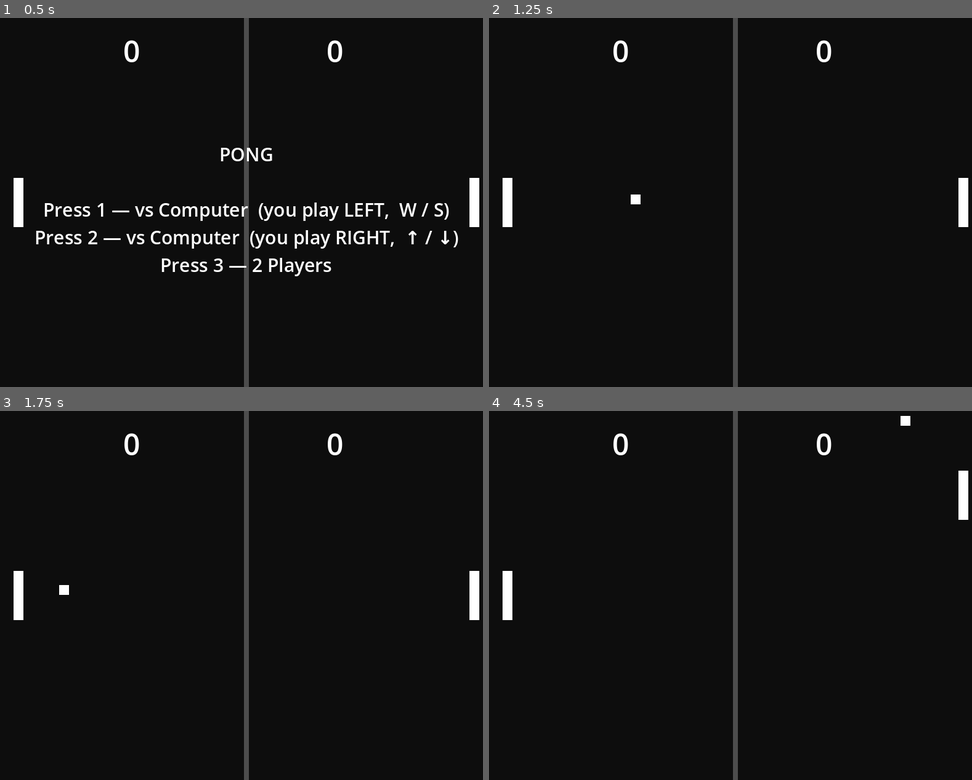
Above: before the commit, frames 1-4 (two rows, left to right).
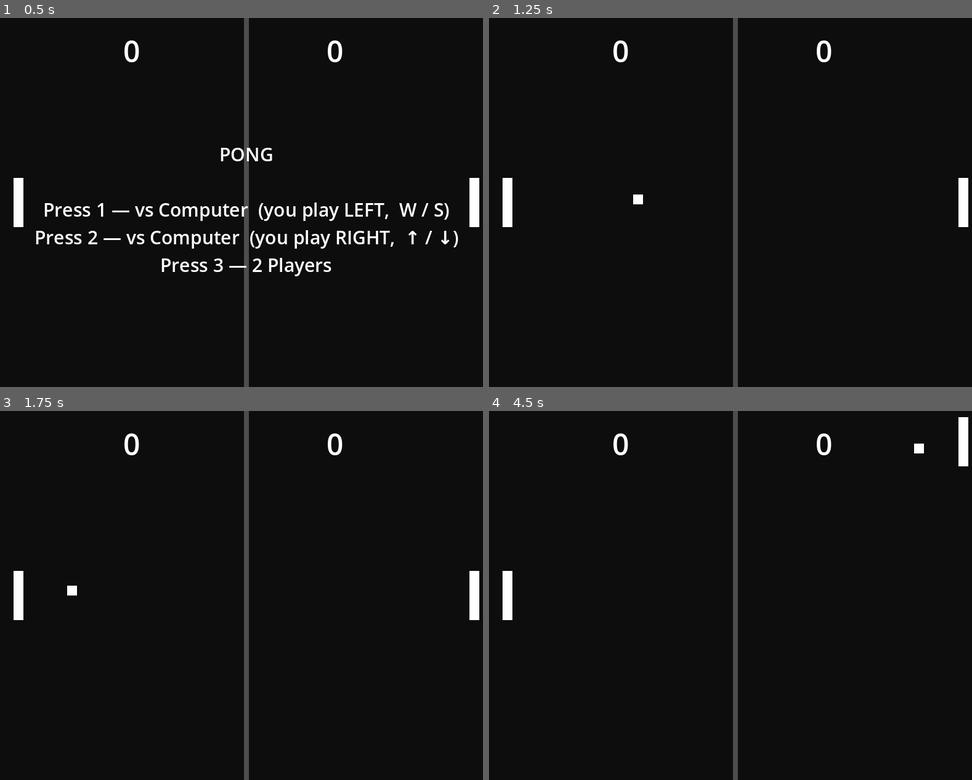
Above: after the commit, the same moments.

Repository: WoSupport/godot-pong
Game: Godot game, scene res://scenes/Main.tscn
Same seed, same stepped clock (60 frames per second), same inputs: the game is played once before the commit and once after it.
Inputs:
- Up to frame 1 (0.5 s): no input
- Up to frame 2 (1.25 s): tap Enter (ui_accept) at 0.5, 0.77 s; hold Up (ui_up) from 0.53 s (still down); tap 1 at 0.6 s
- Up to frame 3 (1.75 s): release Up (ui_up) at 1.28 s; hold Down (ui_down) from 1.28 s (still down); tap 2 at 1.35 s; tap Enter (ui_accept) at 1.52 s
- Up to frame 4 (4.5 s): release Down (ui_down) at 2.03 s; hold Up (ui_up) 2.03-3.53 s; tap 3 at 2.1, 4.35 s; tap 1 at 2.85 s; tap Enter (ui_accept) at 3.02, 3.77 s; hold Down (ui_down) from 3.53 s (still down); tap 2 at 3.6 s

Frame 1 is identical in both runs. In frame 2, less than 0.1% of the frame differs, in the area x 29-32%, y 47-51%; in frame 3, less than 0.1%; in frame 4, 0.7%, in the area x 85-100%, y 1-30%.

Commit message:
Speed up only on clean paddle face hits, not over time
- Removed time-based ramp (BALL_SPEED_PER_SEC) — speed is now
  entirely controlled by paddle exchanges
- Distinguish face hits (normal.x > 0.5) from edge clips
  (normal.x <= 0.5): only face hits apply deflection + speed boost
- 150ms cooldown prevents a single contact from stacking multiple
  boosts (fixes the side-of-paddle speed spike)
- Increased per-hit boost from 25 to 30 px/s to compensate for
  removing the time-based ramp

Co-Authored-By: Claude Sonnet 4.6 <noreply@anthropic.com>

Diff:
--- a/scripts/Game.gd
+++ b/scripts/Game.gd
@@ -3,8 +3,7 @@
 # ── Constants ─────────────────────────────────────────────────────────────────
 const WINNING_SCORE      := 5
 const BALL_SPEED_START   := 250.0
-const BALL_SPEED_ON_HIT  := 25.0
-const BALL_SPEED_PER_SEC := 20.0
+const BALL_SPEED_ON_HIT  := 30.0    # added per clean face hit
 const MAX_BOUNCE_ANGLE   := 75.0    # degrees — edge hit sends ball steepest
 const PADDLE_SPEED       := 400.0   # AI uses the same speed as the player
 const W                  := 800.0
@@ -21,8 +20,9 @@
 var game_active := false
 var ai_left     := false
 var ai_right    := false
-var ball_dir    := Vector2.ZERO
-var ball_speed  := BALL_SPEED_START
+var ball_dir       := Vector2.ZERO
+var ball_speed     := BALL_SPEED_START
+var time_since_hit := 1.0   # starts high so the very first hit always counts
 
 # ── Node refs ─────────────────────────────────────────────────────────────────
 var ball         : CharacterBody2D
@@ -207,16 +207,30 @@
 
 # ── Ball ──────────────────────────────────────────────────────────────────────
 func _tick_ball(delta: float) -> void:
-	ball_speed += BALL_SPEED_PER_SEC * delta
+	time_since_hit += delta
 
 	var col := ball.move_and_collide(ball_dir * ball_speed * delta)
 	if col:
-		var hit_pos := clampf(
-			(ball.position.y - col.get_collider().position.y) / 40.0, -1.0, 1.0)
-		var angle  := hit_pos * deg_to_rad(MAX_BOUNCE_ANGLE)
-		var out_x  := 1.0 if col.get_collider() == left_paddle else -1.0
-		ball_dir    = Vector2(cos(angle) * out_x, sin(angle))
-		ball_speed += BALL_SPEED_ON_HIT
+		var collider := col.get_collider()
+		var normal   := col.get_normal()
+
+		# A face hit has a mostly-horizontal normal (ball hit the front of the paddle).
+		# An edge hit has a mostly-vertical normal (ball clipped the top/bottom sliver).
+		var face_hit := absf(normal.x) > 0.5
+
+		if face_hit:
+			# Deflect based on where on the face the ball made contact
+			var hit_pos := clampf((ball.position.y - collider.position.y) / 40.0, -1.0, 1.0)
+			var angle   := hit_pos * deg_to_rad(MAX_BOUNCE_ANGLE)
+			var out_x   := 1.0 if collider == left_paddle else -1.0
+			ball_dir     = Vector2(cos(angle) * out_x, sin(angle))
+			# Speed boost only on a clean face hit, with cooldown to prevent stacking
+			if time_since_hit > 0.15:
+				ball_speed    += BALL_SPEED_ON_HIT
+				time_since_hit = 0.0
+		else:
+			# Edge clip — reflect naturally, no speed change
+			ball_dir = ball_dir.bounce(normal)
 
 	if ball.position.y < WALL_TOP:
 		ball.position.y = WALL_TOP
@@ -242,9 +256,10 @@
 	_reset_ball()
 
 func _reset_ball() -> void:
-	ball.position = Vector2(W / 2, H / 2)
-	ball_speed    = BALL_SPEED_START
-	var angle     := randf_range(-PI / 4.0, PI / 4.0)
+	ball.position  = Vector2(W / 2, H / 2)
+	ball_speed     = BALL_SPEED_START
+	time_since_hit = 1.0
+	var angle      := randf_range(-PI / 4.0, PI / 4.0)
 	if randi() % 2 == 0:
 		angle += PI
 	ball_dir = Vector2(cos(angle), sin(angle))
